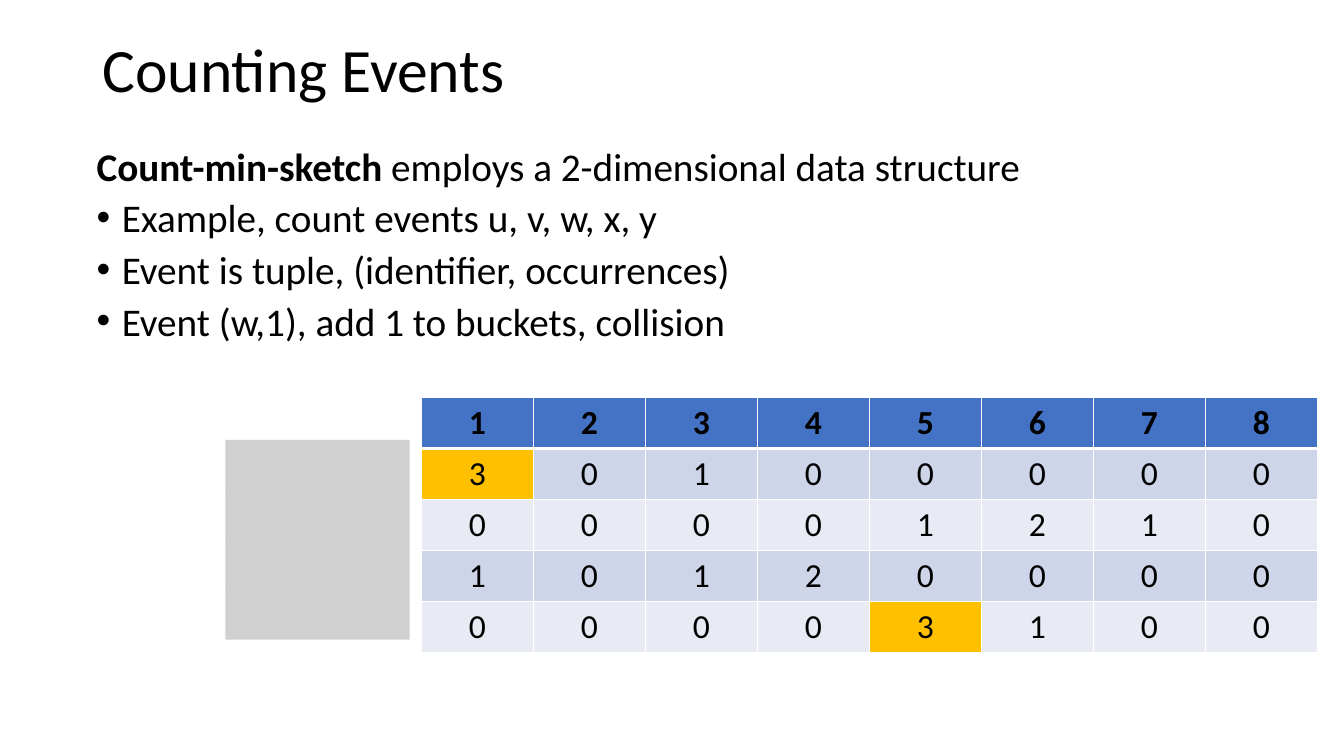
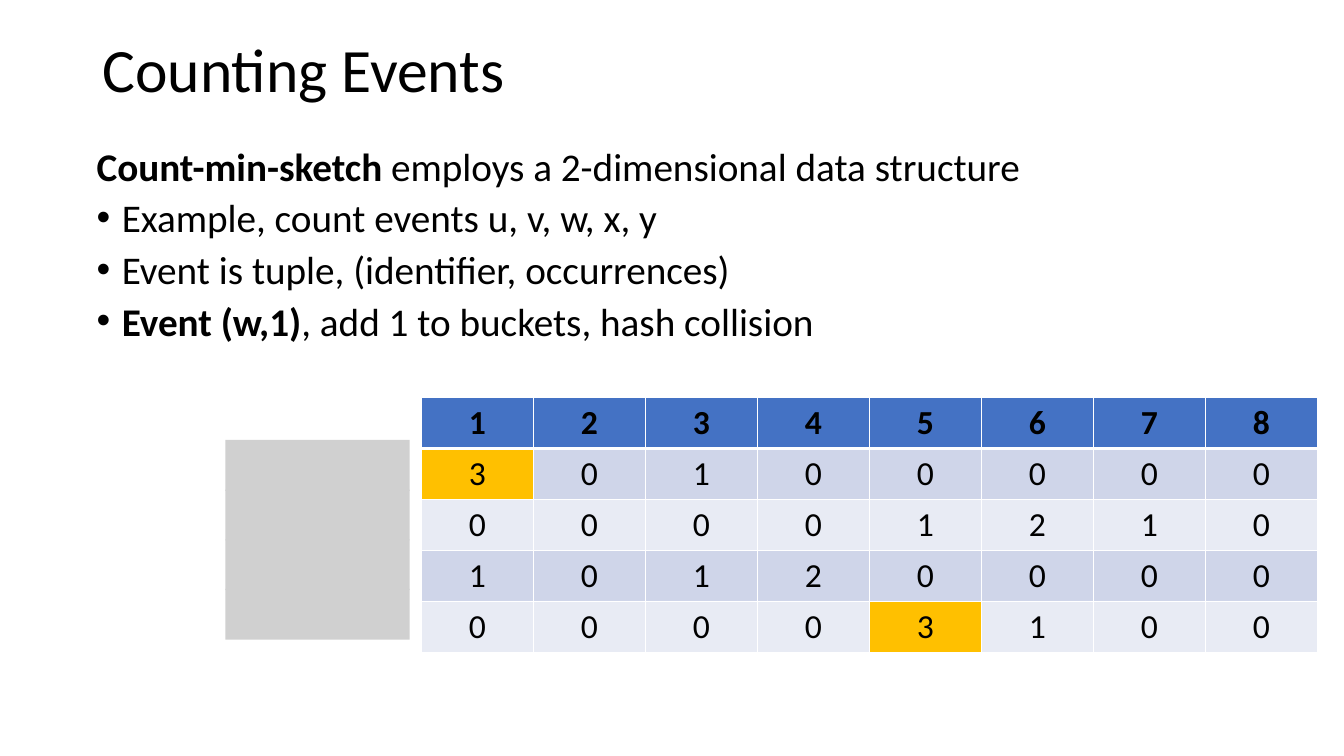
Before and after one commit to StephenElston/CSCI-E-108, a slide deck: slide 51 of slides/3_StreamingAnalytics.pptx (slide 49 before the commit). Drawn at 1344x756 pixels with LibreOffice and Linux fonts; fonts in the diff are those of the drawing; grey boxes stand for pictures. Boxes give left, top, right and bottom in pixels: in the first picture for what was removed or moved away, otherwise in the second. Text is boxed around its words. In the diff, an @@ line names an element or a change of style, - is before the commit and + after.

```diff
--- a/slides/3_StreamingAnalytics.pptx
+++ b/slides/3_StreamingAnalytics.pptx
@@ text at <box>122,307,813,342</box>: text changed @@
-• Event (w,1), add 1 to buckets, collision
+• Event (w,1), add 1 to buckets, hash collision
```
Also in this commit, not shown: 7 other slides changed, 5 slides added.
